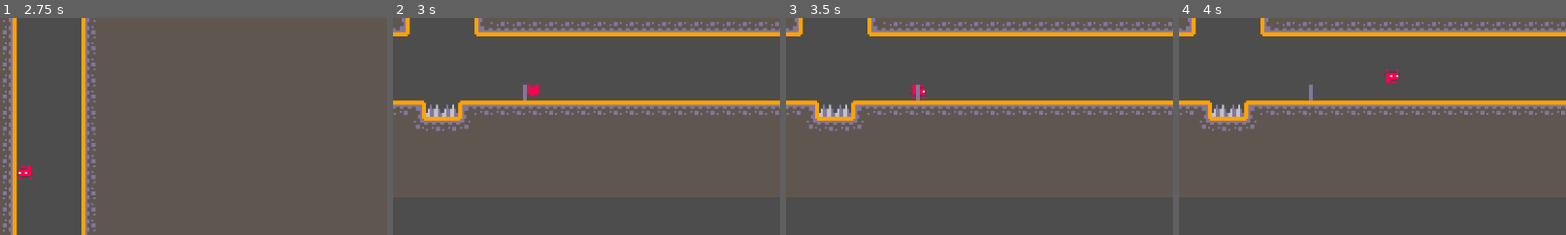
Above: before the commit, frames 1-4 (left to right).
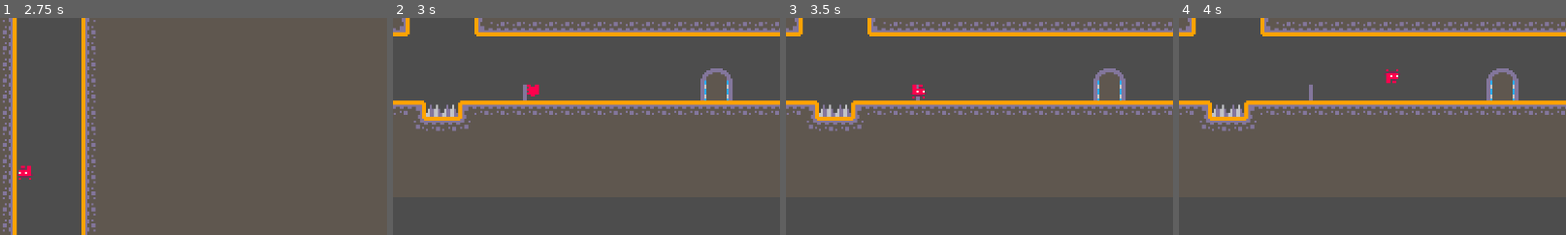
Above: after the commit, the same moments.

Repository: fredchien3/20-game-challenge
Game: Godot game, scene res://main/main.tscn
The game is run twice, just before and just after one commit, with the same random seed, the same clock (stepped at 60 frames per second) and the same inputs.
Inputs:
- Up to frame 1 (2.75 s): tap Enter (ui_accept) at 0.5, 0.77, 1.25, 1.52, 2 s; hold Right (ui_right) 0.53-2.03 s; hold Left (ui_left) from 2.03 s (still down)
- Up to frame 2 (3 s): release Left (ui_left) at 2.78 s; hold Right (ui_right) from 2.78 s (still down)
- Up to frame 3 (3.5 s): keep holding Right (ui_right); tap Enter (ui_accept) at 3.02 s
- Up to frame 4 (4 s): keep holding Right (ui_right); tap Enter (ui_accept) at 3.77 s
The pictures show only the part of the screen within x 31-81%, y 48-98%; the shares and areas given below are measured in that part.

Frame 1 is identical in both runs. In frame 2, 0.5% of the frame differs, in the area x 79-88%, y 23-39%; in frame 3, 0.5%, in the area x 33-88%, y 23-39%; in frame 4, 0.5%.

Commit message:
Add door + win condition

Diff:
--- /dev/null
+++ b/6--vvvvvv/door/door.gd
@@ -0,0 +1,19 @@
+extends Node2D
+
+signal door_reached()
+
+@onready var open = true
+
+# Called every frame. 'delta' is the elapsed time since the previous frame.
+func _process(delta: float) -> void:
+	pass
+
+func _on_area_2d_body_entered(body: Node2D) -> void:
+	if open and body.is_in_group("player"):
+		close()
+		door_reached.emit()
+
+func close() -> void:
+	open = false
+	$SpriteClosed.visible = true
+	$SpriteOpen.visible = false
--- /dev/null
+++ b/6--vvvvvv/door/door.tscn
@@ -0,0 +1,36 @@
+[gd_scene load_steps=6 format=3 uid="uid://bvspqhbpgs3bq"]
+
+[ext_resource type="Script" uid="uid://bfqigkjr1lvrs" path="res://door/door.gd" id="1_rdd60"]
+[ext_resource type="Texture2D" uid="uid://gjgfjnuuki6x" path="res://tilemap_packed.png" id="2_08xnr"]
+
+[sub_resource type="AtlasTexture" id="AtlasTexture_1xxlg"]
+atlas = ExtResource("2_08xnr")
+region = Rect2(104, 48, 16, 16)
+
+[sub_resource type="AtlasTexture" id="AtlasTexture_42tme"]
+atlas = ExtResource("2_08xnr")
+region = Rect2(88, 48, 16, 16)
+
+[sub_resource type="RectangleShape2D" id="RectangleShape2D_xshfr"]
+size = Vector2(8, 8)
+
+[node name="Door" type="Node2D"]
+script = ExtResource("1_rdd60")
+
+[node name="SpriteOpen" type="Sprite2D" parent="."]
+texture_filter = 1
+texture = SubResource("AtlasTexture_1xxlg")
+
+[node name="SpriteClosed" type="Sprite2D" parent="."]
+visible = false
+texture = SubResource("AtlasTexture_42tme")
+
+[node name="Area2D" type="Area2D" parent="."]
+scale = Vector2(2, 2)
+collision_layer = 0
+collision_mask = 4
+
+[node name="CollisionShape2D" type="CollisionShape2D" parent="Area2D"]
+shape = SubResource("RectangleShape2D_xshfr")
+
+[connection signal="body_entered" from="Area2D" to="." method="_on_area_2d_body_entered"]
--- a/6--vvvvvv/main/main.gd
+++ b/6--vvvvvv/main/main.gd
@@ -9,6 +9,9 @@
 	for checkpoint in checkpoints:
 		checkpoint.connect("checkpoint_reached", _on_checkpoint_entered)
 
+	var door = $Door
+	door.connect("door_reached", _on_door_reached)
+
 # Called every frame. 'delta' is the elapsed time since the previous frame.
 func _process(delta: float) -> void:
 	pass
@@ -19,3 +22,7 @@
 
 	latest_checkpoint = checkpoint
 	$Player.set_spawn_position(checkpoint.global_position)
+
+func _on_door_reached() -> void:
+	$Player.queue_free()
+	$Camera2D/Container/Label.visible = true
--- a/6--vvvvvv/main/main.tscn
+++ b/6--vvvvvv/main/main.tscn
@@ -1,10 +1,11 @@
-[gd_scene load_steps=6 format=4 uid="uid://bhrlvuch7heqs"]
+[gd_scene load_steps=7 format=4 uid="uid://bhrlvuch7heqs"]
 
 [ext_resource type="TileSet" uid="uid://csst3f3y35i38" path="res://main/main.tres" id="1_pjrb6"]
 [ext_resource type="Script" uid="uid://dvnhg6am166xr" path="res://main/main.gd" id="1_xwkvk"]
 [ext_resource type="PackedScene" uid="uid://3nsssrfp15wp" path="res://player/player.tscn" id="2_pjrb6"]
 [ext_resource type="Script" uid="uid://jn0nllgtfvcp" path="res://main/camera_2d.gd" id="4_c651c"]
 [ext_resource type="PackedScene" uid="uid://ducem6nk4n158" path="res://checkpoint/checkpoint.tscn" id="5_3wy1v"]
+[ext_resource type="PackedScene" uid="uid://bvspqhbpgs3bq" path="res://door/door.tscn" id="6_kfbq2"]
 
 [node name="Main" type="Node2D"]
 texture_filter = 1
@@ -23,14 +24,26 @@
 tile_map_data = PackedByteArray("AAAAAAAAAAAEAAAAAAABAAAAAAAEAAAAAAACAAAAAAAEAAAAAAADAAAAAAAEAAAAAAAEAAAAAAAEAAAAAAAFAA …(32848 unchanged characters)…
 tile_set = ExtResource("1_pjrb6")
 
-[node name="Player" parent="." groups=["player"] instance=ExtResource("2_pjrb6")]
-position = Vector2(24, 32)
-
 [node name="Camera2D" type="Camera2D" parent="."]
 position = Vector2(192, 108)
 zoom = Vector2(3, 3)
 script = ExtResource("4_c651c")
 metadata/_edit_lock_ = true
+
+[node name="Container" type="Control" parent="Camera2D"]
+layout_mode = 3
+anchors_preset = 0
+offset_left = -20.0
+offset_top = -16.0
+offset_right = 20.0
+offset_bottom = 24.0
+
+[node name="Label" type="Label" parent="Camera2D/Container"]
+visible = false
+layout_mode = 2
+offset_right = 40.0
+offset_bottom = 23.0
+text = "You win!"
 
 [node name="Timer" type="Timer" parent="Camera2D"]
 wait_time = 0.1
@@ -42,4 +55,10 @@
 [node name="Checkpoint2" parent="." instance=ExtResource("5_3wy1v")]
 position = Vector2(188, 356)
 
+[node name="Door" parent="." instance=ExtResource("6_kfbq2")]
+position = Vector2(280, 352)
+
+[node name="Player" parent="." groups=["player"] instance=ExtResource("2_pjrb6")]
+position = Vector2(24, 32)
+
 [connection signal="timeout" from="Camera2D/Timer" to="Camera2D" method="_on_timer_timeout"]
Not shown, added: 6--vvvvvv/door/door.gd.uid
